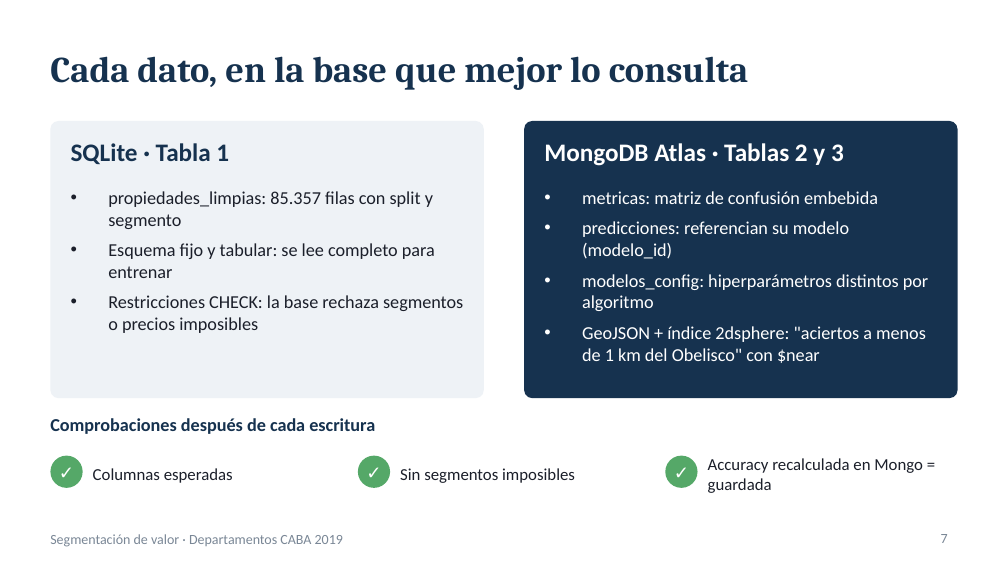
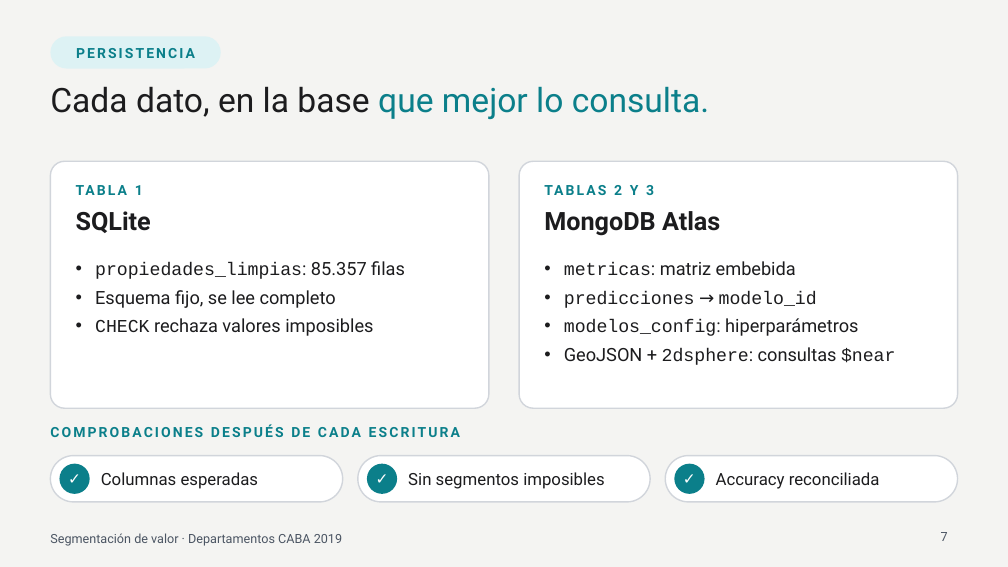
Before and after one commit to tomas-nobile/datalake_proyecto-final_programacion-avanzada, a slide deck: slide 7 of presentacion/Presentacion_Proyecto_Final.pptx. Drawn at 1008x567 pixels with LibreOffice and Linux fonts; fonts in the diff are those of the drawing. Boxes give left, top, right and bottom in pixels: in the first picture for what was removed or moved away, otherwise in the second. Text is boxed around its words. In the diff, an @@ line names an element or a change of style, - is before the commit and + after.

Commit message:
Rediseña las filminas: paleta tinta, turquesa y azul, y ajustes de legibilidad para proyector
Estilo con fondos claros y oscuros alternados, etiquetas en pastilla y títulos en dos tonos. El azul queda para la evidencia (gráficos y matriz de confusión) y el turquesa para los resaltados. Tipografía mínima de 12 pt, matriz de confusión dibujada con formas y título de resultados corregido: el Dummy es la línea base, no el azar.

```diff
--- a/presentacion/Presentacion_Proyecto_Final.pptx
+++ b/presentacion/Presentacion_Proyecto_Final.pptx
@@ background #FFFFFF to #F4F4F2 @@
@@ rounded rectangle added at (50,36,221,69), fill #DDF2F4 @@
@@ text added at (76,48,195,58), 10 pt, text #0B7F8A, bold @@
+PERSISTENCIA
@@ title at (50,86,709,119): text changed; size 26 to 24 pt; font Cambria to Roboto; text colour #16324F to #0B7F8A; bold off @@
-Cada dato, en la base que mejor lo consulta
+Cada dato, en la base que mejor lo consulta.
@@ title "Cada dato, en la base ..." at (50,86,709,119): vertical alignment middle to top @@
@@ rounded rectangle: place and size @@
-rounded rectangle at (50,121,484,398)
+rounded rectangle at (50,161,489,408)
@@ rounded rectangle at (50,161,489,408): fill #EEF2F6 to #FFFFFF; outline none to #D1D5DB 1 pt; proportions changed @@
@@ rounded rectangle: place and size @@
-rounded rectangle at (524,121,958,398)
+rounded rectangle at (519,161,958,408)
@@ rounded rectangle at (519,161,958,408): fill #16324F to #FFFFFF; outline none to #D1D5DB 1 pt; proportions changed @@
@@ text at (135,185,143,195): text changed; size 18 to 10 pt; font Calibri to Roboto; text colour #16324F to #0B7F8A @@
-SQLite · Tabla 1
+TABLA 1
@@ text at (614,185,654,195): text changed; size 18 to 10 pt; font Calibri to Roboto; text colour #FFFFFF to #0B7F8A @@
-MongoDB Atlas · Tablas 2 y 3
+TABLAS 2 Y 3
@@ text added at (76,211,151,233), 18 pt, text #1C1C1E, bold @@
+SQLite
@@ text added at (544,211,720,236), 18 pt, text #1C1C1E, bold @@
+MongoDB Atlas
@@ text at (95,261,405,336): text changed; font Calibri to Roboto; text colour #1B1F2A to #1C1C1E @@
-• propiedades_limpias: 85.357 filas con split y segmento
-• Esquema fijo y tabular: se lee completo para entrenar
-• Restricciones CHECK: la base rechaza segmentos o precios imposibles
+• propiedades_limpias: 85.357 filas
+• Esquema fijo, se lee completo
+• CHECK rechaza valores imposibles
@@ text at (564,261,895,365): text changed; font Calibri to Courier New; text colour #FFFFFF to #1C1C1E @@
-• metricas: matriz de confusión embebida
-• predicciones: referencian su modelo (modelo_id)
-• modelos_config: hiperparámetros distintos por algoritmo
-• GeoJSON + índice 2dsphere: "aciertos a menos de 1 km del Obelisco" con $near
+• metricas: matriz embebida
+• predicciones → modelo_id
+• modelos_config: hiperparámetros
+• GeoJSON + 2dsphere: consultas $near
@@ text at (50,424,460,437): text changed; size 13 to 10 pt; font Calibri to Roboto; text colour #16324F to #0B7F8A @@
-Comprobaciones después de cada escritura
+COMPROBACIONES DESPUÉS DE CADA ESCRITURA
@@ rounded rectangle added at (50,456,343,502), fill #FFFFFF, outline #D1D5DB 1 pt @@
@@ text "Columnas esperadas" at (101,472,259,489): font Calibri to Roboto, text colour #1B1F2A to #1C1C1E @@
@@ text "Columnas esperadas": place and size @@
-text "Columnas esperadas" at (93,468,233,483)
+text "Columnas esperadas" at (101,472,259,489)
@@ rounded rectangle added at (358,456,650,502), fill #FFFFFF, outline #D1D5DB 1 pt @@
@@ text "Sin segmentos imposibles": place and size @@
-text "Sin segmentos imposibles" at (400,468,575,483)
+text "Sin segmentos imposibles" at (408,472,605,489)
@@ text "Sin segmentos imposibles" at (408,472,605,489): font Calibri to Roboto, text colour #1B1F2A to #1C1C1E @@
@@ rounded rectangle added at (665,456,958,502), fill #FFFFFF, outline #D1D5DB 1 pt @@
@@ 3 texts, 3 ellipses: place and size @@
-3 texts, 3 ellipses at (50,456,698,488)
+3 texts, 3 ellipses at (59,464,705,494)
@@ size 13 to 11 pt, font Calibri to Roboto in 3 elements at (59,464,90,494), (367,464,397,494), (674,464,705,494) @@
@@ fill #55A868 to #0B7F8A in 3 elements at (59,464,90,494), (367,464,397,494), (674,464,705,494) @@
@@ text at (716,472,880,489): text changed; font Calibri to Roboto; text colour #1B1F2A to #1C1C1E @@
-Accuracy recalculada en Mongo = guardada
+Accuracy reconciliada
@@ text "Segmentación de valor · Departamentos ..." at (50,533,342,546): size 10 to 9 pt, font Calibri to Roboto, text colour #7A8796 to #4B5563 @@
@@ page number at (941,532,948,541): size 10 to 9 pt, font Calibri to Roboto, text colour #7A8796 to #4B5563 @@
```
Also in this commit, not shown: 7 other slides changed, 1 other file.
